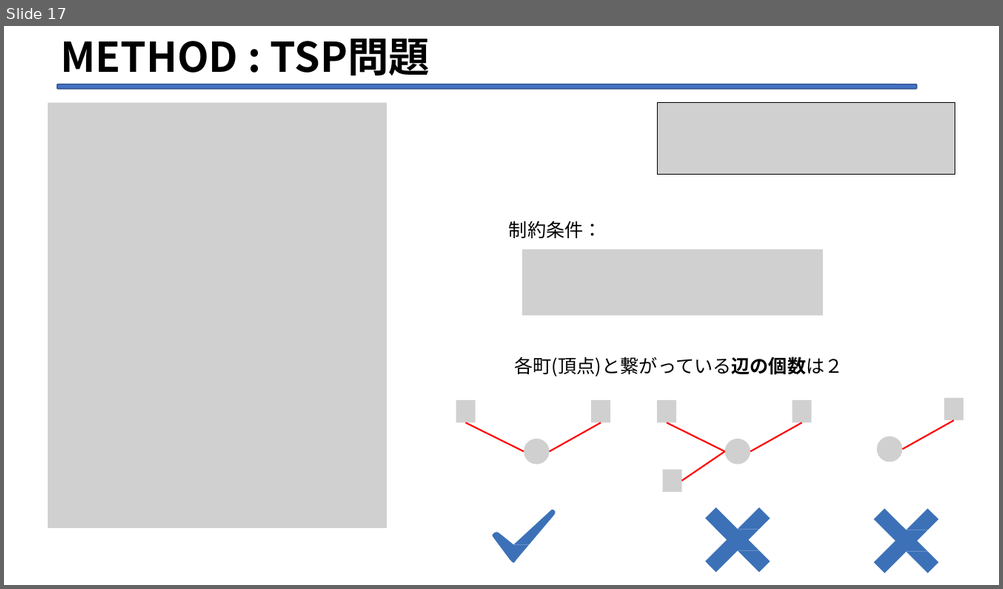
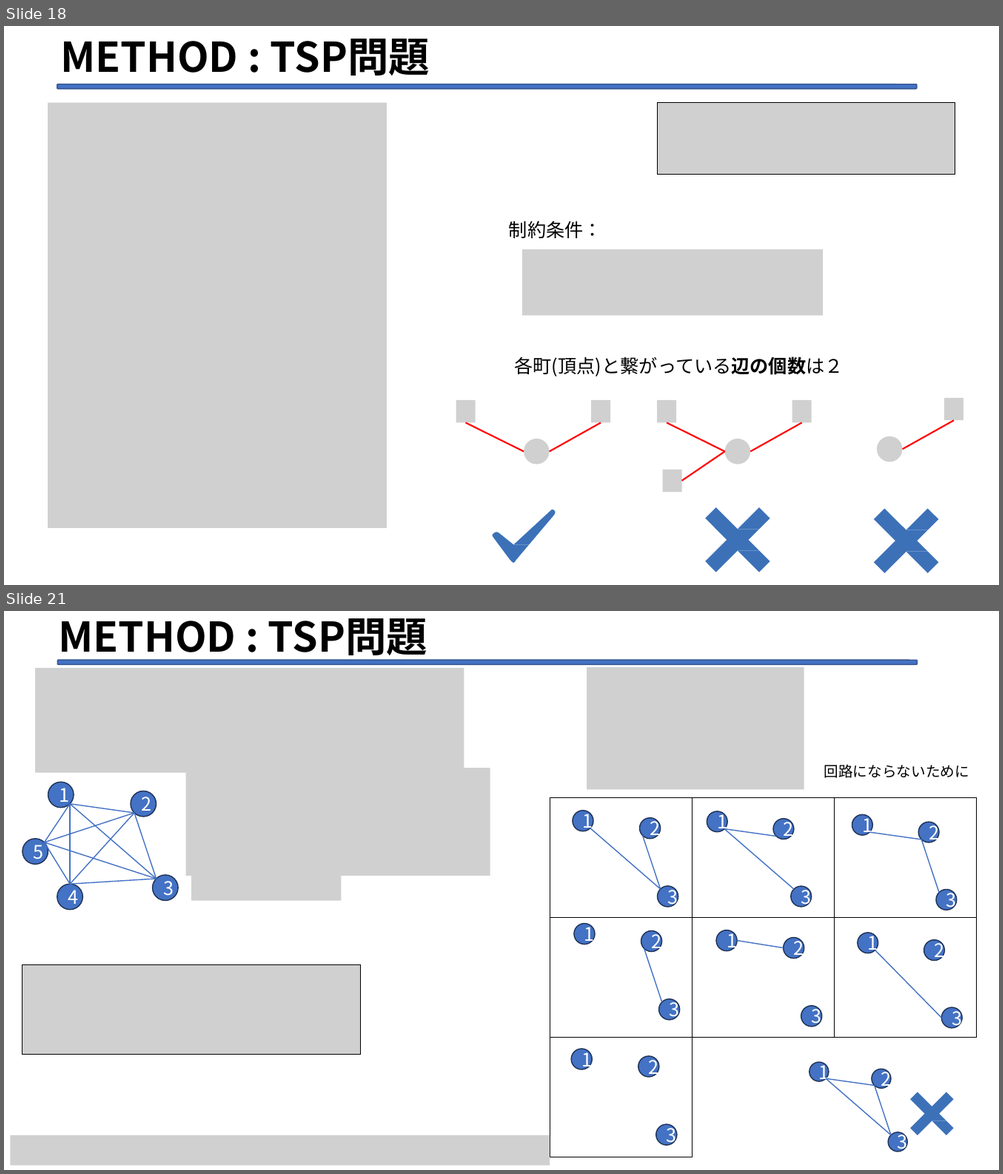
Before and after one commit to Legolas9999/zemi, a slide deck: 第二次/lcj_ron_zemi2.pptx. Shown one above the other, each under a label of ours: slide 17 before the commit, slides 18 and 21 after it; the slides between them are not shown. The pictures are 1003x589 and 1003x1174 pixels, drawn with LibreOffice and Linux fonts; fonts in the diff are those of the drawing; grey boxes stand for pictures. Boxes give left, top, right and bottom in pixels: in the first picture for what was removed or moved away, otherwise in the second. Text is boxed around its words. In the diff, an @@ line names an element or a change of style, - is before the commit and + after.

```diff
--- a/第二次/lcj_ron_zemi2.pptx
+++ b/第二次/lcj_ron_zemi2.pptx
@@ slide 21 added at (4,611,999,1170), background #FFFFFF @@
@@ title added at (58,618,427,662), 39.6 pt, text #000000, bold @@
+METHOD : TSP問題
@@ picture added at (35,668,464,773) @@
@@ rounded rectangle added at (58,661,917,665), fill #4472C4, outline #325491 1 pt @@
@@ picture added at (586,667,804,789) @@
@@ text added at (824,764,969,778), 14 pt, text #000000 @@
+回路にならないために
@@ picture added at (186,768,490,876) @@
@@ table added at (549,798,977,1158), 3 rows, 3 columns @@
+ |  | 
+ |  | 
+ |  | 
@@ group added at (707,812,811,907): 3 ellipses, 2 lines @@
+1
+2
+3
@@ group added at (22,782,178,909): 10 lines, 5 ellipses @@
+1
+4
+2
+3
+5
@@ group added at (572,811,678,907): 3 ellipses, 2 lines @@
+1
+2
+3
@@ group added at (851,815,957,911): 3 ellipses, 2 lines @@
+1
+2
+3
@@ picture added at (191,873,341,901) @@
@@ group added at (716,931,822,1028): 3 ellipses, 1 line @@
+1
+2
+3
@@ picture added at (22,965,361,1055) @@
@@ group added at (574,923,680,1021): 3 ellipses, 1 line @@
+1
+2
+3
@@ group added at (857,933,962,1029): 3 ellipses, 1 line @@
+1
+2
+3
@@ ellipse added at (571,1049,592,1070), fill #4472C4, outline #1E3256 1 pt, 18 pt, text #FFFFFF @@
+1
@@ ellipse added at (638,1056,659,1077), fill #4472C4, outline #1E3256 1 pt, 18 pt, text #FFFFFF @@
+2
@@ group added at (809,1062,908,1152): 3 ellipses, 3 lines @@
+1
+2
+3
@@ freeform shape added at (910,1092,953,1136), fill #3C71B8 @@
@@ picture added at (10,1136,549,1165) @@
@@ ellipse added at (656,1125,677,1146), fill #4472C4, outline #1E3256 1 pt, 18 pt, text #FFFFFF @@
+3
@@ what was slide 17 is now slide 18 @@
```
Also in this commit, not shown: 3 slides changed, 2 other slides added.
